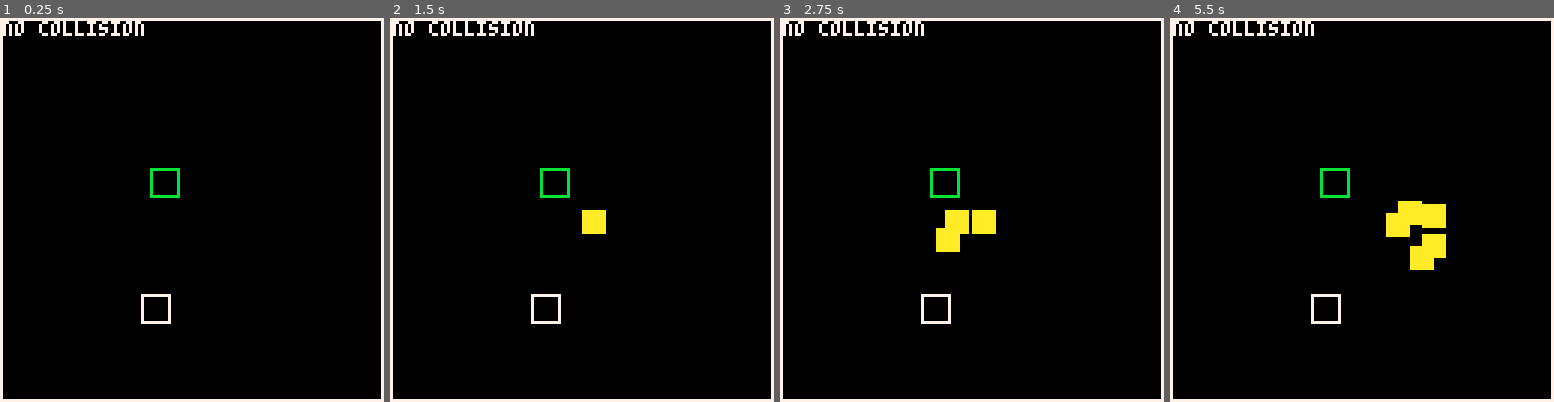
Above: before the commit, frames 1-4 (left to right).
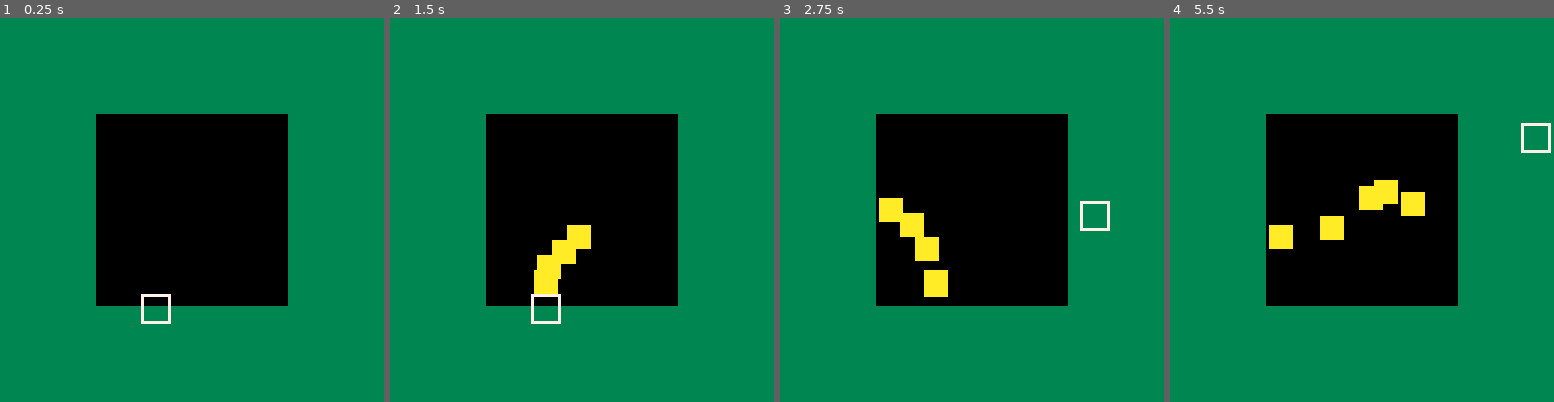
Above: after the commit, the same moments.

Repository: shen-sat/qix
Game: PICO-8 cartridge qix.p8
Two runs of this game, one before a commit and one after it. Both use one fixed random seed, a clock stepped at 60 frames per second and the inputs below.
Inputs:
- Up to frame 1 (0.25 s): no input
- Up to frame 2 (1.5 s): no input
- Up to frame 3 (2.75 s): hold Left 1.97-2.37 s; hold Down from 2.42 s (still down)
- Up to frame 4 (5.5 s): release Down at 2.82 s; hold Right 2.87-3.53 s; hold Up 3.58-4.08 s; hold Right 4.13-4.53 s; hold Down 4.58-5.08 s; hold Left from 5.13 s (still down)

The runs differ from the first frame. In frame 1, 75% of the frame differs, in the area x 0-100%, y 0-100%; in frame 2, 77%; in frame 3, 78%; in frame 4, 78%.

Commit message:
Unrefactored qix collision with blocks detection

Diff:
--- a/qix.p8
+++ b/qix.p8
@@ -1,4 +1,4 @@
-pico-8 cartridge // http://www.pico-8.com
+ pico-8 cartridge // http://www.pico-8.com
 version 18
 __lua__
 function _init()
@@ -63,17 +63,19 @@
       width = self.width/2,
       height = self.height - (2*gap)
      }
-     if check_overlap(top_hitbox, block) then
-      collided = 'top'
-     elseif check_overlap(bottom_hitbox, block) then
-      collided = 'bottom'
-     elseif check_overlap(right_hitbox, block) then
-      collided = 'right'
-     elseif check_overlap(left_hitbox, block) then
-      collided = 'left'
-     else
-      collided = 'no collision'
+     local collision
+     for block in all(blocks) do
+      if check_overlap(top_hitbox, block) then
+       collision = 'top'
+      elseif check_overlap(bottom_hitbox, block) then
+       collision = 'bottom'
+      elseif check_overlap(right_hitbox, block) then
+       collision = 'right'
+      elseif check_overlap(left_hitbox, block) then
+       collision = 'left'
+      end
      end
+     return collision
     end,
     draw_step = function(step)
      spr(step.sprite, step.x, step.y)
@@ -94,6 +96,30 @@
       self.y_speed = y_distance/60
     end,
     move = function(self)
+     if center_of(self).x >= center_of(self.destination).x then self.x -= self.x_speed end
+     if center_of(self).x <= center_of(self.destination).x then self.x += self.x_speed end
+     if center_of(self).y >= center_of(self.destination).y then self.y -= self.y_speed end
+     if center_of(self).y <= center_of(self.destination).y then self.y += self.y_speed end
+
+     -- refactor to use case
+     if self:check_block_collision() == 'top' then
+      self:generate_destination()
+      self.y += self.y_speed
+     elseif self:check_block_collision() == 'bottom' then
+      self:generate_destination()
+      self.y -= self.y_speed
+     elseif self:check_block_collision() == 'left' then
+      self:generate_destination()
+      self.x += self.x_speed
+     elseif self:check_block_collision() == 'right' then
+      self:generate_destination()
+      self.x -= self.x_speed
+     end
+
+     if self:destination_reached() then self:generate_destination() end
+
+
+
       -- if self:destination_reached() then
       --   self:generate_destination()
       -- else
@@ -102,7 +128,7 @@
       --   if center_of(self).y >= center_of(self.destination).y then self.y -= self.y_speed end
       --   if center_of(self).y <= center_of(self.destination).y then self.y += self.y_speed end
       -- end
-      self:check_block_collision()
+      -- self:check_block_collision()
     end,
     manage_move_history = function(self)
      if frame_counter % 10 == 0 then
@@ -115,14 +141,36 @@
 
   frame_counter = 0
 
-  collided = 'hello'
-
-  block = {
-   x = 50,
-   y = 50,
-   width = 10,
-   height = 10
-  }
+  blocks = {}
+  top_block = {
+   x = 0,
+   y = 0,
+   width = 128,
+   height = 128/4
+  }
+  bottom_block = {
+   x = 0,
+   y = 96,
+   width = 128,
+   height = 128/4
+  }
+  left_block = {
+   x = 0,
+   y = 0,
+   width = 128/4,
+   height = 128
+  }
+  right_block = {
+   x = 96,
+   y = 0,
+   width = 128/4,
+   height = 128
+  }
+  add(blocks, top_block)
+  add(blocks, bottom_block)
+  add(blocks, left_block)
+  add(blocks, right_block)
+
 
   game.update = level_update
   game.draw = level_draw
@@ -144,13 +192,13 @@
   -- higher something is here, the further in the background it is
   cls()
   rect(0,0,127,127,7) --border
+  --block
+  for block in all(blocks) do
+   rectfill(block.x,block.y,block.x + block.width - 1,block.y + block.height - 1,3)
+  end
   qix:draw()
   -- destination hitbox
   rect(qix.destination.x,qix.destination.y,qix.destination.x + qix.destination.width - 1,qix.destination.y + qix.destination.height - 1,7)
-  --block
-  rect(block.x,block.y,block.x + block.width - 1,block.y + block.height - 1,11)
-  --print collision
-  print(collided,1,1,7)
 end
 
 function check_overlap(rect_a, rect_b)
